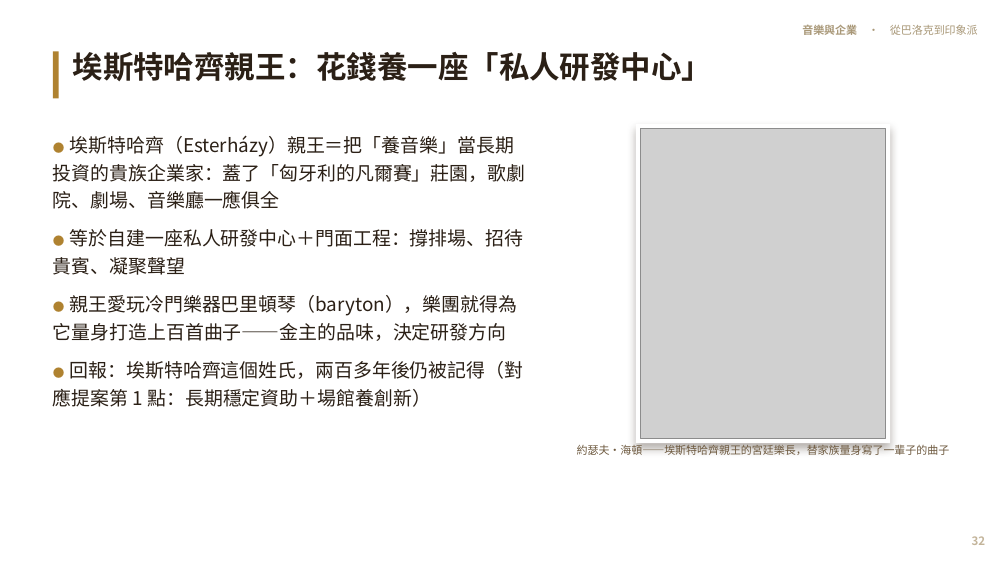
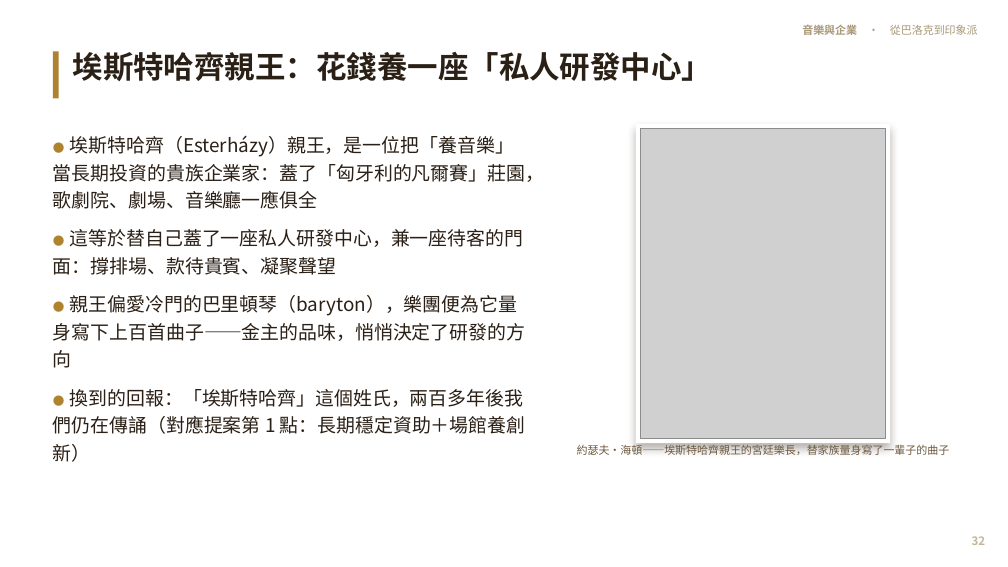
Before and after one commit to kblab2024/music-business-lecture, a slide deck: slide 32 of docs/downloads/音樂與企業-投影片.pptx. Drawn at 1008x567 pixels with LibreOffice and Linux fonts; fonts in the diff are those of the drawing; grey boxes stand for pictures. Boxes give left, top, right and bottom in pixels: in the first picture for what was removed or moved away, otherwise in the second. Text is boxed around its words. In the diff, an @@ line names an element or a change of style, - is before the commit and + after.

```diff
--- a/docs/downloads/音樂與企業-投影片.pptx
+++ b/docs/downloads/音樂與企業-投影片.pptx
@@ text at [53, 135, 544, 462]: text changed @@
-● 埃斯特哈齊（Esterházy）親王＝把「養音樂」當長期投資的貴族企業家：蓋了「匈牙利的凡爾賽」莊園，歌劇院、劇場、音樂廳一應俱全
-● 等於自建一座私人研發中心＋門面工程：撐排場、招待貴賓、凝聚聲望
-● 親王愛玩冷門樂器巴里頓琴（baryton），樂團就得為它量身打造上百首曲子——金主的品味，決定研發方向
-● 回報：埃斯特哈齊這個姓氏，兩百多年後仍被記得（對應提案第 1 點：長期穩定資助＋場館養創新）
+● 埃斯特哈齊（Esterházy）親王，是一位把「養音樂」當長期投資的貴族企業家：蓋了「匈牙利的凡爾賽」莊園，歌劇院、劇場、音樂廳一應俱全
+● 這等於替自己蓋了一座私人研發中心，兼一座待客的門面：撐排場、款待貴賓、凝聚聲望
+● 親王偏愛冷門的巴里頓琴（baryton），樂團便為它量身寫下上百首曲子——金主的品味，悄悄決定了研發的方向
+● 換到的回報：「埃斯特哈齊」這個姓氏，兩百多年後我們仍在傳誦（對應提案第 1 點：長期穩定資助＋場館養創新）
```
Also in this commit, not shown: 54 other slides changed, 7 other files.
